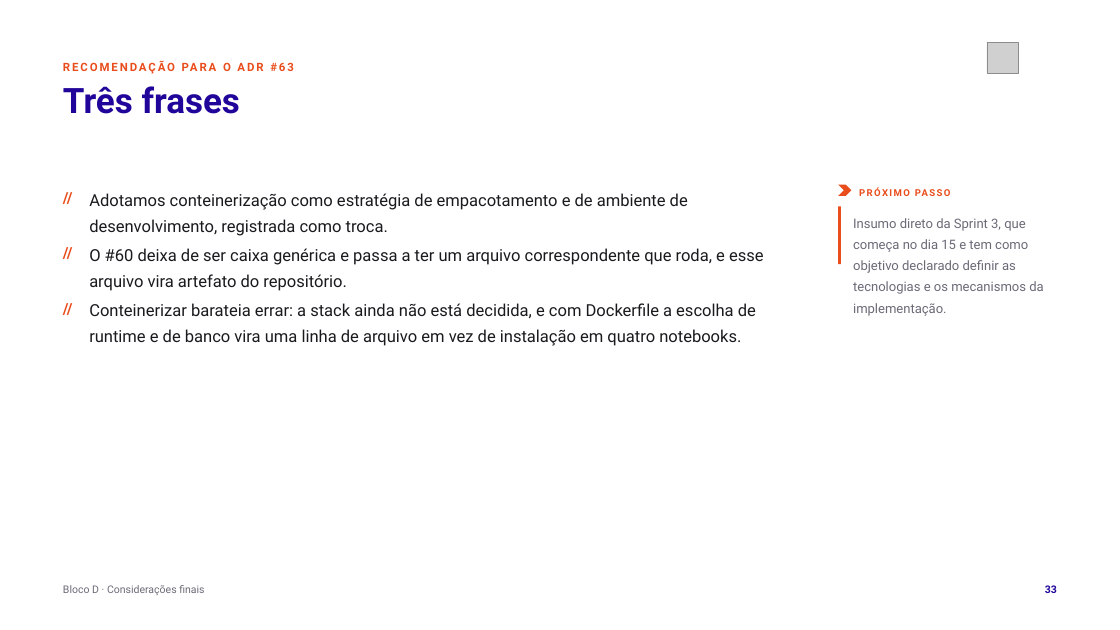
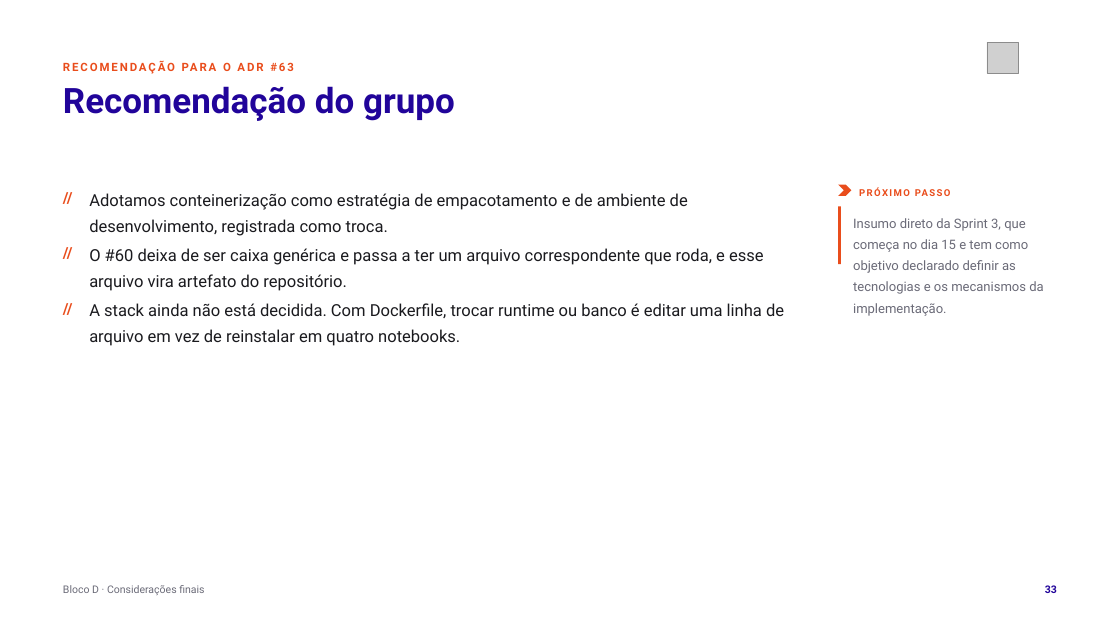
Before and after one commit to tcpassos/invite-app, a slide deck: slide 33 of trabalhos/T1-Docker-Invite-People.pptx. Drawn at 1120x630 pixels with LibreOffice and Linux fonts; fonts in the diff are those of the drawing; grey boxes stand for pictures. Boxes give left, top, right and bottom in pixels: in the first picture for what was removed or moved away, otherwise in the second. Text is boxed around its words. In the diff, an @@ line names an element or a change of style, - is before the commit and + after.

```diff
--- a/trabalhos/T1-Docker-Invite-People.pptx
+++ b/trabalhos/T1-Docker-Invite-People.pptx
@@ text at box(63, 86, 455, 121): text changed @@
-Três frases
+Recomendação do grupo
@@ text at box(89, 303, 784, 346): text changed @@
-Conteinerizar barateia errar: a stack ainda não está decidida, e com Dockerfile a escolha de runtime e de banco vira uma linha de arquivo em vez de instalação em quatro notebooks.
+A stack ainda não está decidida. Com Dockerfile, trocar runtime ou banco é editar uma linha de arquivo em vez de reinstalar em quatro notebooks.
```
Also in this commit, not shown: 28 other slides changed, 32 other files.
